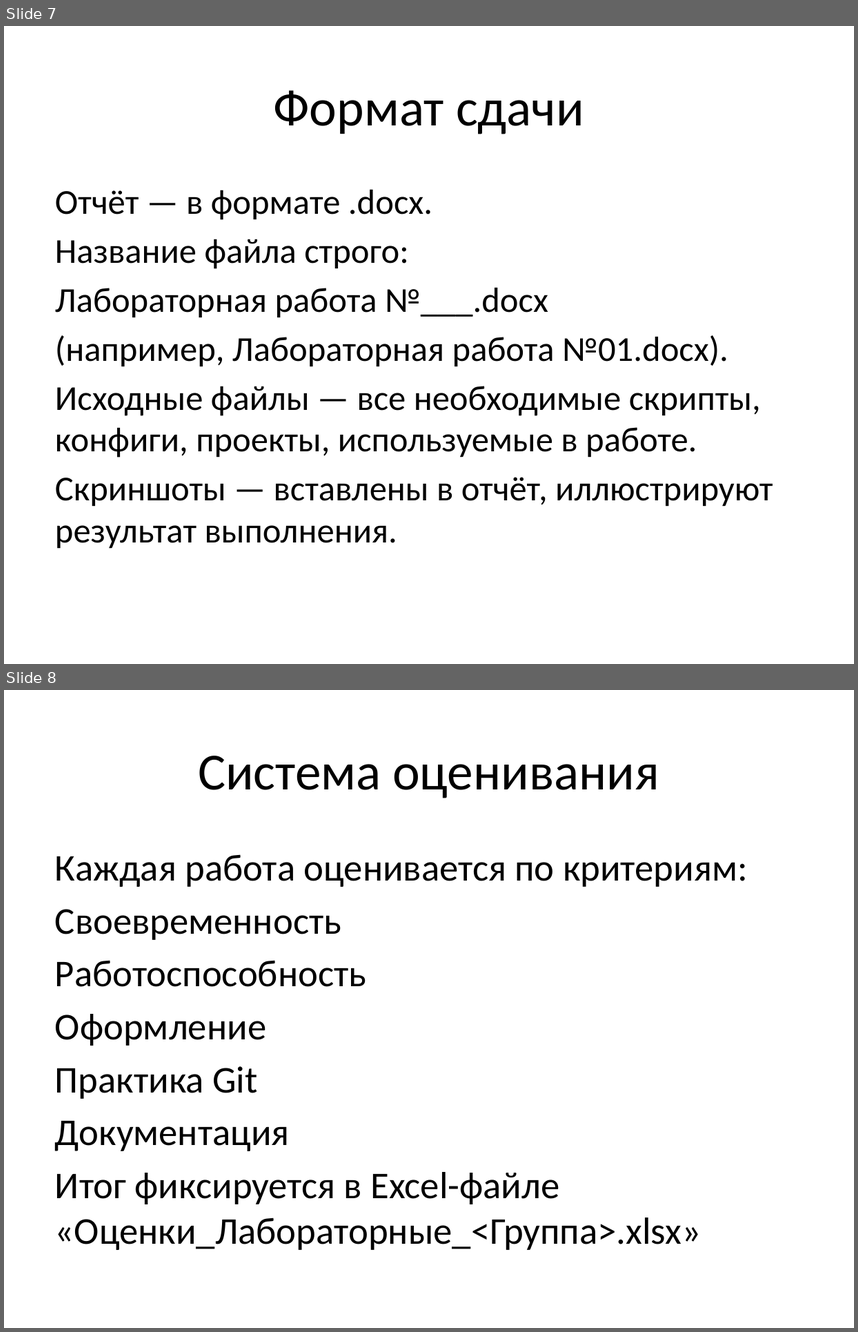
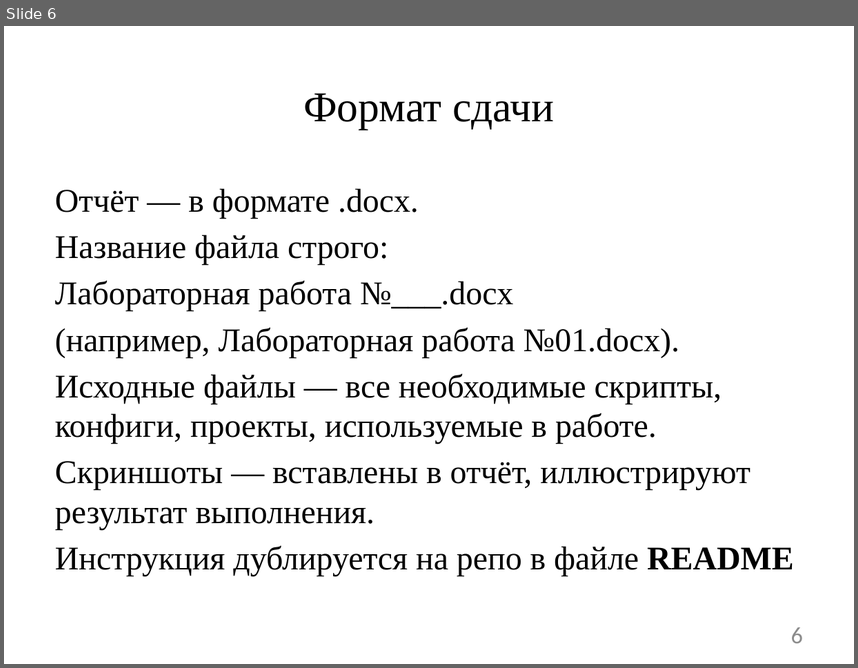
Before and after one commit to DaniilTropin11/IT-Support-Labs, a slide deck: lectures/Первая_лекция_GitHub_Classroom.pptx. Shown one above the other, each under a label of ours: slides 7 and 8 before the commit, slide 6 after it. The pictures are 858x1332 and 858x668 pixels, drawn with LibreOffice and Linux fonts; fonts in the diff are those of the drawing. Boxes give left, top, right and bottom in pixels: in the first picture for what was removed or moved away, otherwise in the second. Text is boxed around its words. In the diff, an @@ line names an element or a change of style, - is before the commit and + after.

Commit message:
Лабораторная работа №0
*Основы Git и командной работы

```diff
--- a/lectures/Первая_лекция_GitHub_Classroom.pptx
+++ b/lectures/Первая_лекция_GitHub_Classroom.pptx
@@ slide 8 removed at box(4, 690, 854, 1328), background #FFFFFF @@
@@ title removed at box(198, 756, 660, 798) @@
-Система оценивания
@@ text removed at box(55, 854, 748, 1250) @@
-Каждая работа оценивается по критериям:
-Своевременность
-Работоспособность
-Оформление
-Практика Git
-Документация
-Итог фиксируется в Excel-файле «Оценки_Лабораторные_<Группа>.xlsx»
@@ what was slide 7 is now slide 6 @@
@@ slide 6 changed as well @@
@@ title "Формат сдачи" at box(303, 93, 554, 129): size 44 to 36 pt, font Calibri to Times New Roman @@
@@ text at box(55, 188, 751, 530): size 29.6 to 28 pt, font Calibri to Times New Roman in "Отчёт — в формате .docx.", "Название файла строго:", "Лабораторная работа №___.docx", "(например, Лабораторная работа №01.docx)." and 2 more places @@
@@ text at box(55, 545, 794, 576): paragraph added @@
+Инструкция дублируется на репо в файле README
@@ page number added at box(791, 627, 803, 643), 20 pt, text #8C8C8C @@
+6
```
Also in this commit, not shown: 6 other slides changed, 5 slides added, 3 other slides removed.
